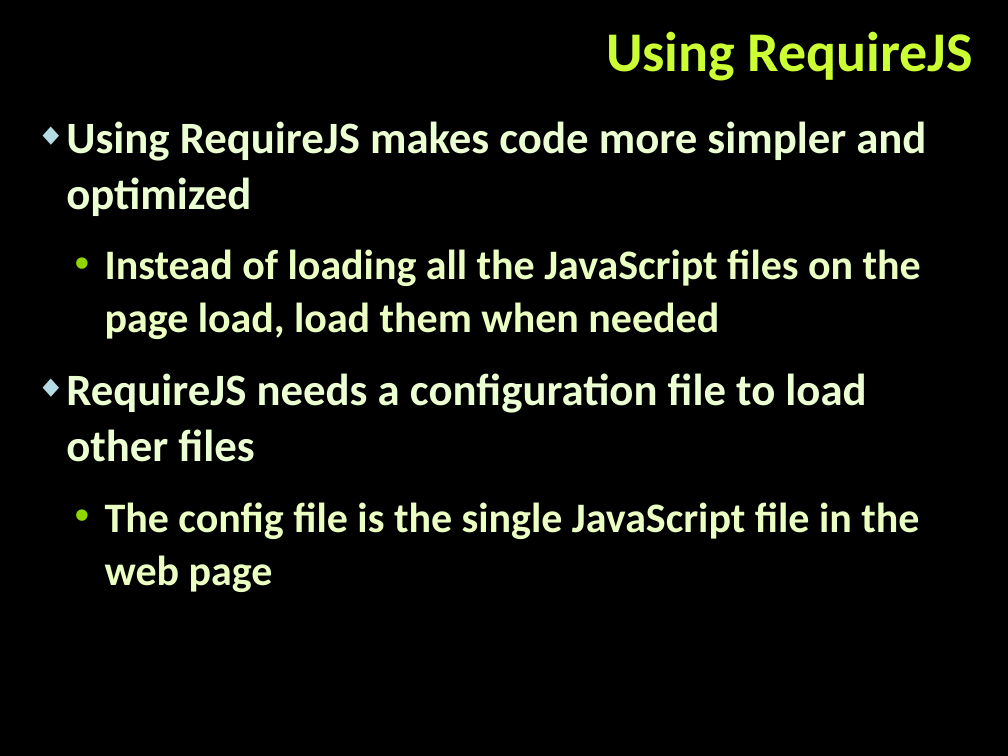
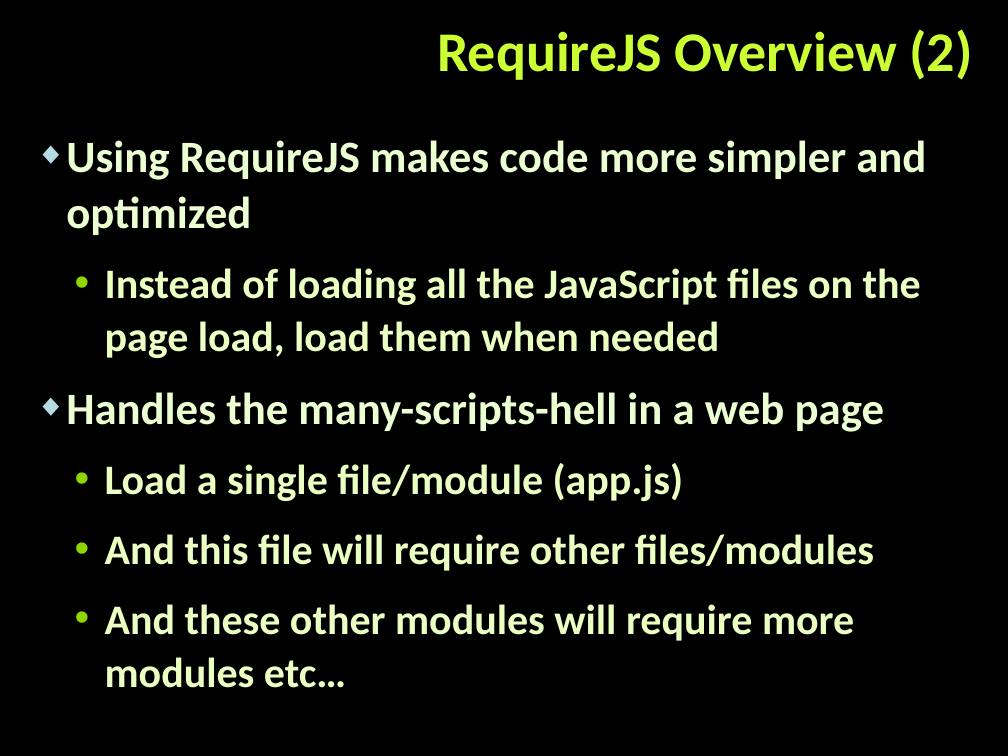
Before and after one commit to martin-nikolov/Telerik-Academy, a slide deck: slide 7 of Web Design & Development/5. JavaScript OOP/07. RequireJS/AMD-and-RequireJS.pptx (slide 5 before the commit). Drawn at 1008x756 pixels with LibreOffice and Linux fonts; fonts in the diff are those of the drawing; background and template pictures are left out. Boxes give left, top, right and bottom in pixels: in the first picture for what was removed or moved away, otherwise in the second. Text is boxed around its words. In the diff, an @@ line names an element or a change of style, - is before the commit and + after.

```diff
--- a/Web Design & Development/5. JavaScript OOP/07. RequireJS/AMD-and-RequireJS.pptx
+++ b/Web Design & Development/5. JavaScript OOP/07. RequireJS/AMD-and-RequireJS.pptx
@@ title at box(437, 29, 972, 80): text changed @@
-Using RequireJS
+RequireJS Overview (2)
@@ text "Using RequireJS makes code more ...": place and size @@
-text "Using RequireJS makes code more ..." at box(66, 121, 926, 592)
+text "Using RequireJS makes code more ..." at box(66, 140, 926, 688)
@@ text at box(66, 392, 884, 688): text changed @@
-◆ RequireJS needs a configuration file to load other files
-  • The config file is the single JavaScript file in the web page
+◆ Handles the many-scripts-hell in a web page
+  • Load a single file/module (app.js)
+  • And this file will require other files/modules
+  • And these other modules will require more modules etc…
```
Also in this commit, not shown: 8 other slides changed, 5 slides added, 3 slides removed, 19 other files.
